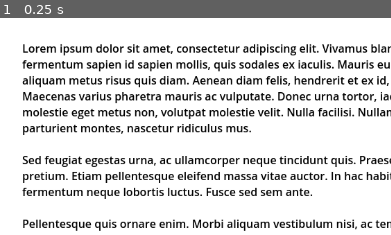
Above: before the commit, frame 1.
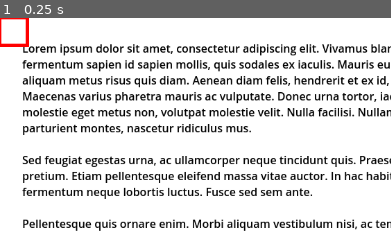
Above: after the commit, the same moment.

Repository: Decapitated/Godot-Tour
Game: Godot game, scene res://main.tscn
The game is run twice, just before and just after one commit, with the same random seed, the same clock (stepped at 60 frames per second) and the same inputs. The project has no main scene, so this scene is started directly.
Inputs:
- Up to frame 1 (0.25 s): no input
The pictures show only the part of the screen within x 0-50%, y 0-50%; the shares and areas given below are measured in that part.

The runs differ from the first frame. In frame 1, 0.4% of the frame differs, in the area x 0-8%, y 0-14%.

Commit message:
Ability to add a ReferenceRect around cutout.

Diff:
--- a/demo/main.tscn
+++ b/demo/main.tscn
@@ -54,10 +54,10 @@
 text = "Click me!"
 script = ExtResource("1_sxr4r")
 
-[node name="TheaterRect" type="TheaterRect" parent="."]
+[node name="TheaterRect" type="TheaterRect" parent="." node_paths=PackedStringArray("focused_node", "reference_rect")]
 focused_node = NodePath("../PanelContainer/MarginContainer/VBoxContainer/RichTextLabel")
+reference_rect = NodePath("ReferenceRect")
 dim_color = Color(0, 0, 0, 0.74902)
-confine_input = true
 layout_mode = 1
 anchors_preset = 15
 anchor_right = 1.0
@@ -67,4 +67,11 @@
 mouse_filter = 2
 expand_mode = 1
 
+[node name="ReferenceRect" type="ReferenceRect" parent="TheaterRect"]
+layout_mode = 0
+offset_right = 40.0
+offset_bottom = 40.0
+border_width = 5.0
+editor_only = false
+
 [connection signal="pressed" from="PanelContainer/MarginContainer/VBoxContainer/CenterContainer/Button" to="PanelContainer/MarginContainer/VBoxContainer/CenterContainer/Button" method="on_click"]
Not shown, changed: rust/src/classes/theater_rect.rs
